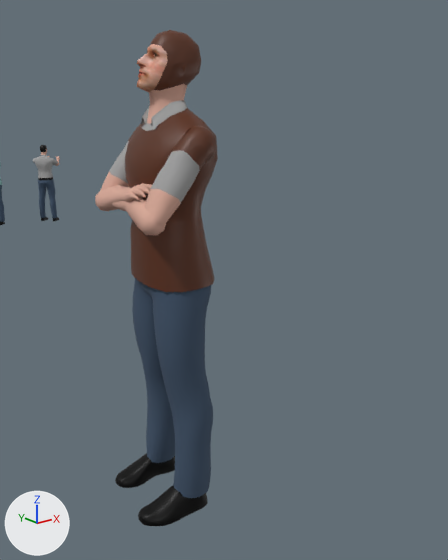
The glTF model people/CVE_crew_anm.glb, before and after one commit.
Rendered twice from a camera (50 mm lens) standing at (24.4, -162.8, 47.7) and looking at (29.0, -157.2, 45.4). Every picture has the same lights, and +X, +Y and +Z are marked at lower left. Where no turn or scale is listed for an object, it has been applied to the vertices.

The first picture shows 'armL.009', 'armL2.009', 'armR.009', 'armR2.009', 'collar.009', 'crew_chief', 'gunner', 'head.009', 'shoes.009'.
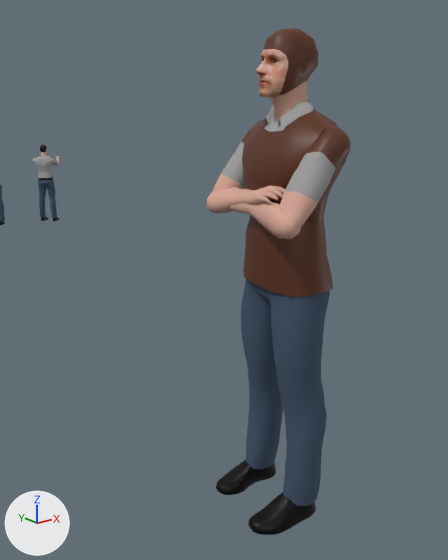
The change, as a list of edits to the scene's bpy script:
```text
Change ob_crew_chief:
    ob_crew_chief.location: (28.39, -156.7, 42.39) -> (29.39, -157.7, 42.39)
Change ob_arml_009:
    ob_arml_009.location: (28.48, -157.34, 47.06) -> (29.48, -158.34, 47.06)
Change ob_arml2_009:
    ob_arml2_009.location: (27.89, -157.34, 46.3) -> (28.89, -158.34, 46.3)
Change ob_armr_009:
    ob_armr_009.location: (28.72, -156.03, 47.06) -> (29.72, -157.03, 47.06)
Change ob_armr2_009:
    ob_armr2_009.location: (28.15, -155.83, 46.3) -> (29.15, -156.83, 46.3)
Change ob_collar_009:
    ob_collar_009.location: (28.54, -156.68, 47.4) -> (29.54, -157.68, 47.4)
Change ob_head_009:
    ob_head_009.rotation_euler: (0.0, 0.349, 1.571) -> (0.0, 0.0873, 1.571)  # degrees (0, 20, 90) -> degrees (0, 5, 90)
Change ob_shoes_009:
    ob_shoes_009.location: (28.35, -156.64, 42.4) -> (29.35, -157.64, 42.4)
```

Boxes (x1, y1, x2, y2) around the edits, measured in the pictures (448 x 560 px):
'crew_chief', moved: before (125, 108, 218, 498); after (241, 109, 346, 506)
'head.009', moved, turned: before (137, 30, 201, 124); after (256, 28, 319, 121)
'armL.009', moved: before (142, 126, 217, 228); after (278, 127, 351, 231)
'shoes.009', moved: before (115, 453, 208, 526); after (216, 459, 316, 535)
'armL2.009', moved: before (112, 185, 166, 235); after (230, 187, 300, 239)
'armR2.009', moved: before (95, 183, 152, 212); after (207, 185, 285, 214)
'armR.009', moved: before (101, 131, 135, 191); after (212, 122, 258, 193)
'collar.009', moved: before (140, 100, 187, 129); after (262, 101, 314, 131)
